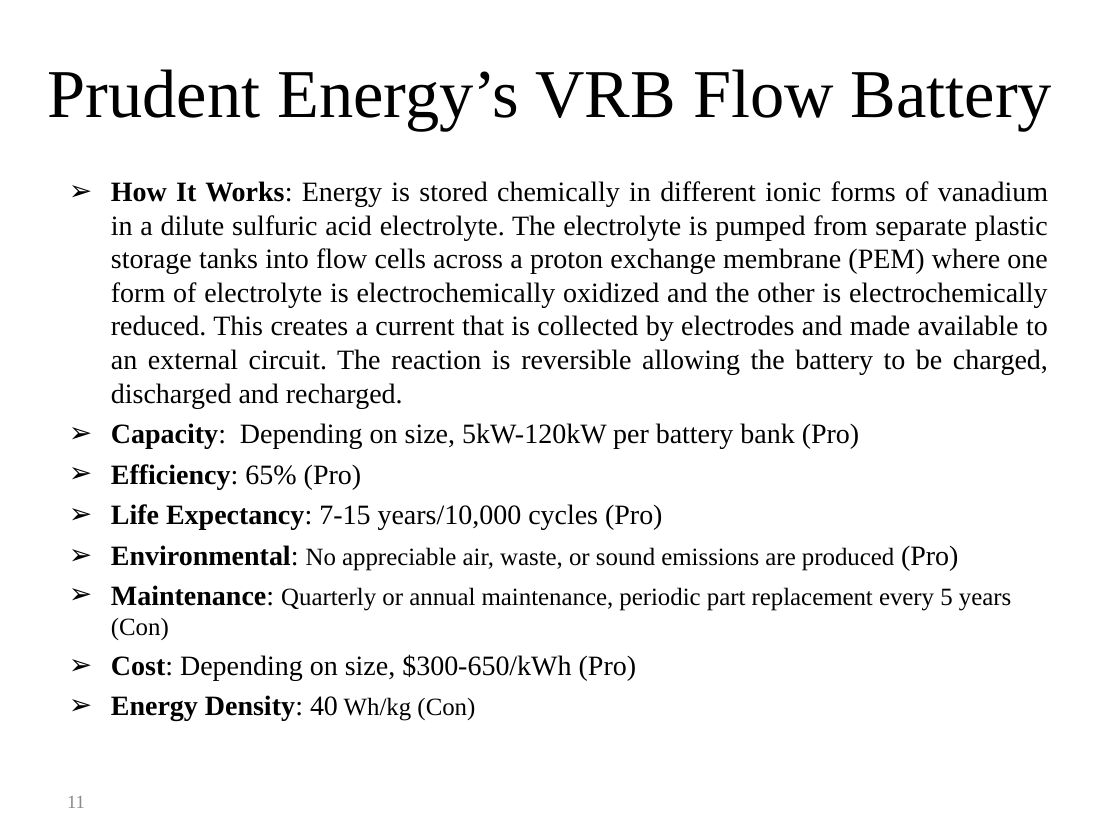
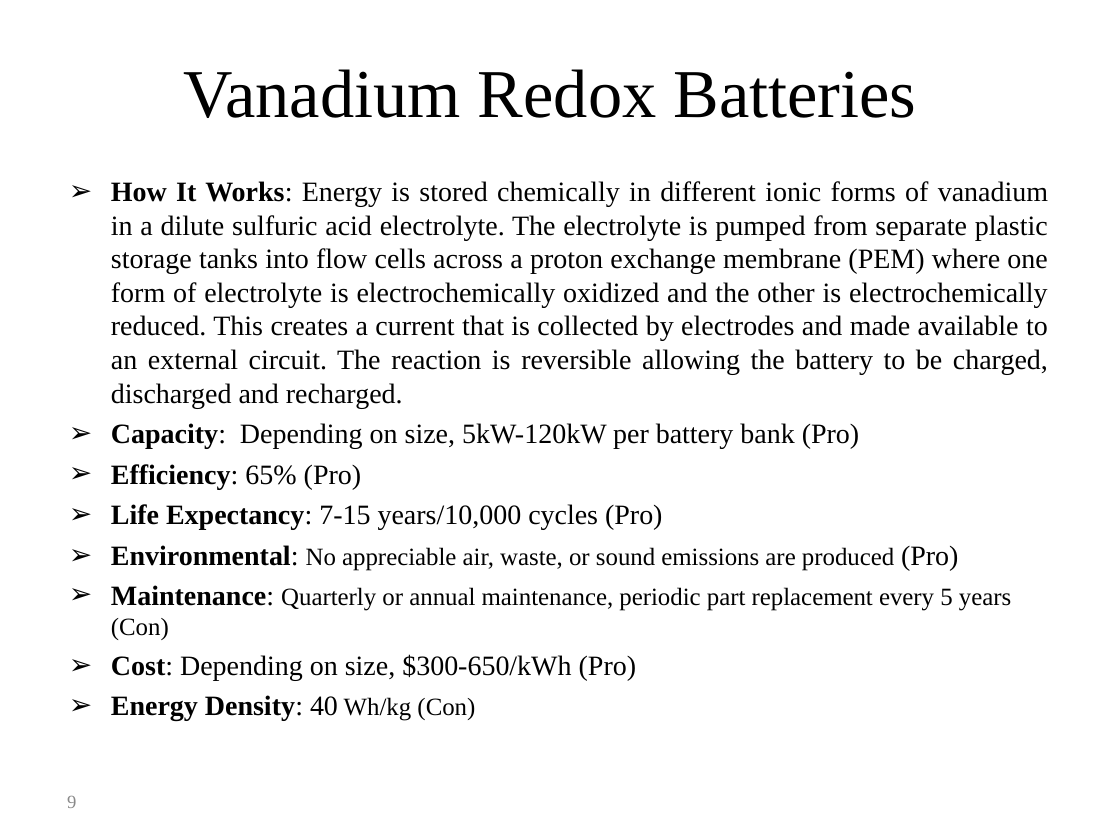
Before and after one commit to gridlab-d/course, a slide deck: slide 9 of Distribution_Analysis_Course/4.0 - Energy_Storage_and_PHEVs.ppt (slide 11 before the commit). Drawn at 1120x840 pixels with LibreOffice and Linux fonts; fonts in the diff are those of the drawing. Boxes give left, top, right and bottom in pixels: in the first picture for what was removed or moved away, otherwise in the second. Text is boxed around its words. In the diff, an @@ line names an element or a change of style, - is before the commit and + after.

```diff
--- a/Distribution_Analysis_Course/4.0 - Energy_Storage_and_PHEVs.ppt
+++ b/Distribution_Analysis_Course/4.0 - Energy_Storage_and_PHEVs.ppt
@@ title at box(183, 69, 917, 118): text changed @@
-Prudent Energy’s VRB Flow Battery
+Vanadium Redox Batteries
@@ page number at box(67, 796, 76, 808): text changed @@
-11
+9
```
Also in this commit, not shown: 7 other slides changed, 3 slides added, 3 slides removed.
